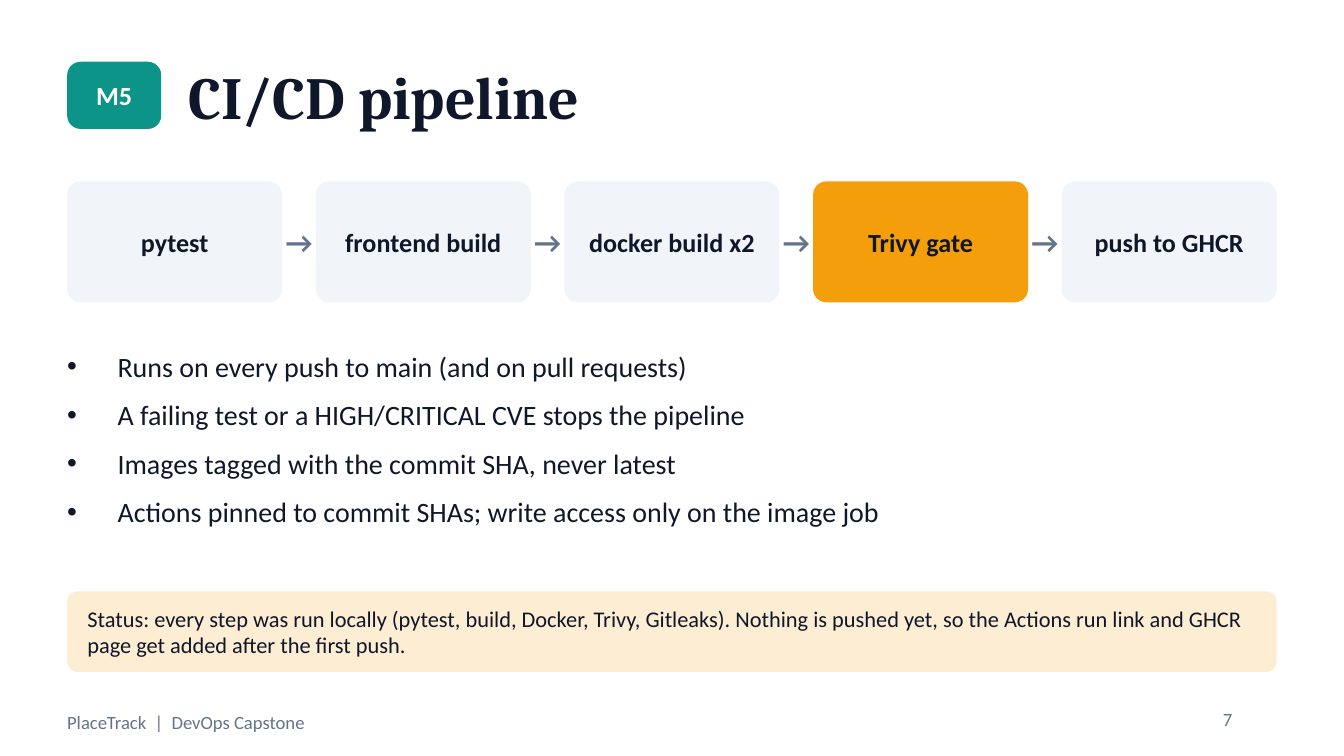
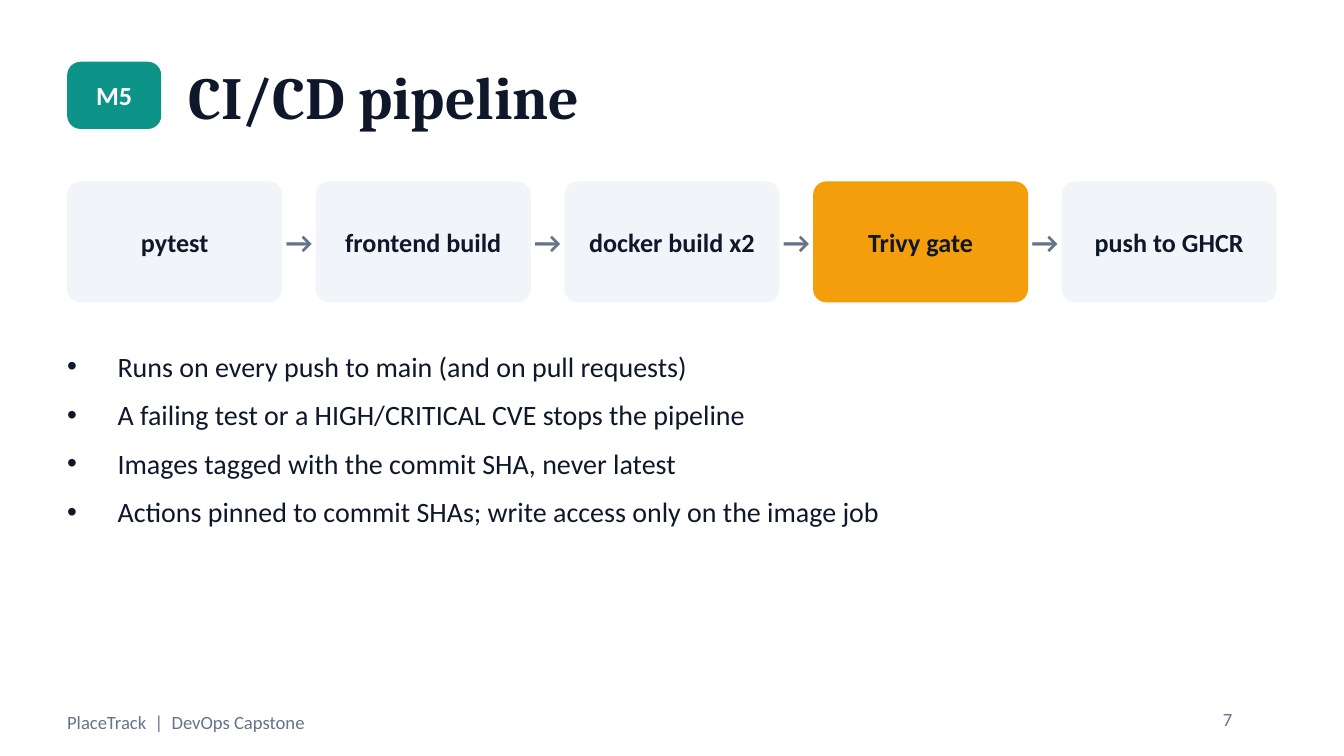
Before and after one commit to Raghavendra1729-cell/placetrack-devops-capstone, a slide deck: slide 7 of docs/PlaceTrack-Capstone.pptx. Drawn at 1344x756 pixels with LibreOffice and Linux fonts; fonts in the diff are those of the drawing. Boxes give left, top, right and bottom in pixels: in the first picture for what was removed or moved away, otherwise in the second. Text is boxed around its words. In the diff, an @@ line names an element or a change of style, - is before the commit and + after.

```diff
--- a/docs/PlaceTrack-Capstone.pptx
+++ b/docs/PlaceTrack-Capstone.pptx
@@ rounded rectangle removed at box(67, 591, 1277, 672) @@
@@ text removed at box(87, 611, 1241, 657) @@
-Status: every step was run locally (pytest, build, Docker, Trivy, Gitleaks). Nothing is pushed yet, so the Actions run link and GHCR page get added after the first push.
```
Also in this commit, not shown: 2 other slides changed, 2 other files.
